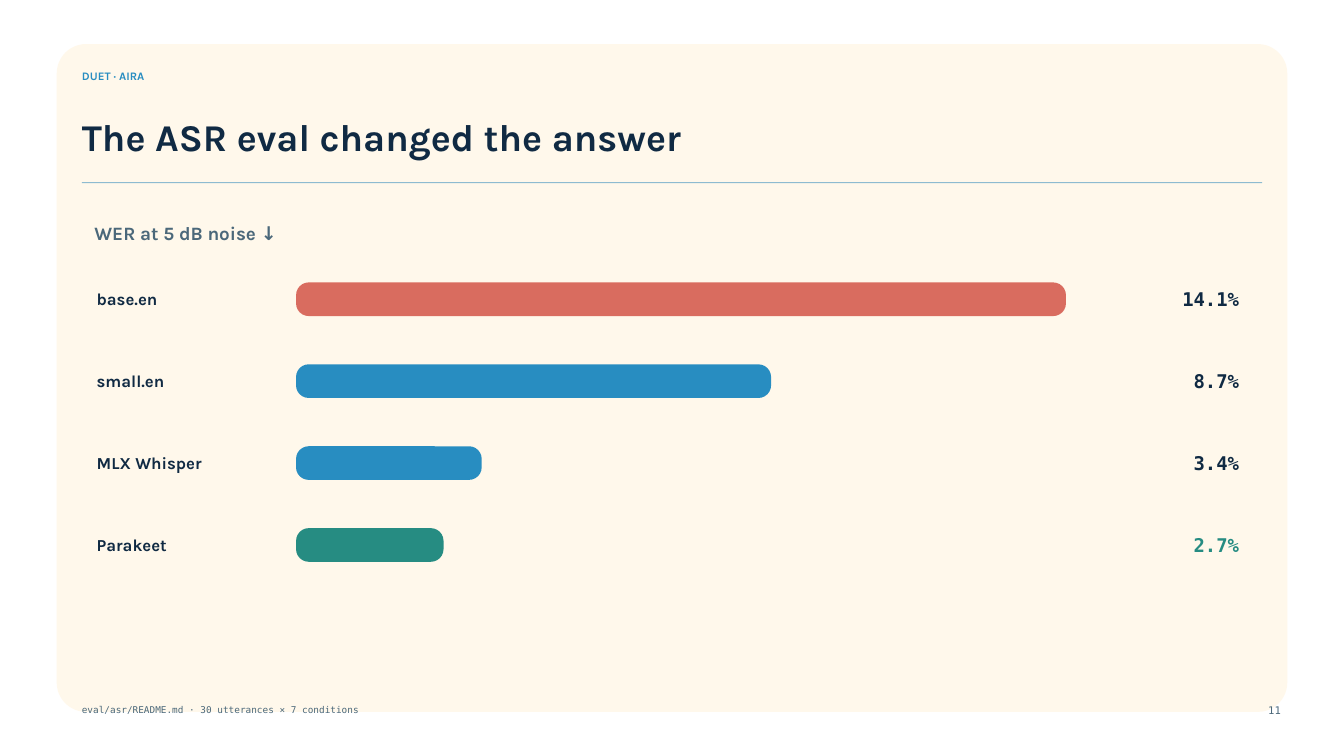
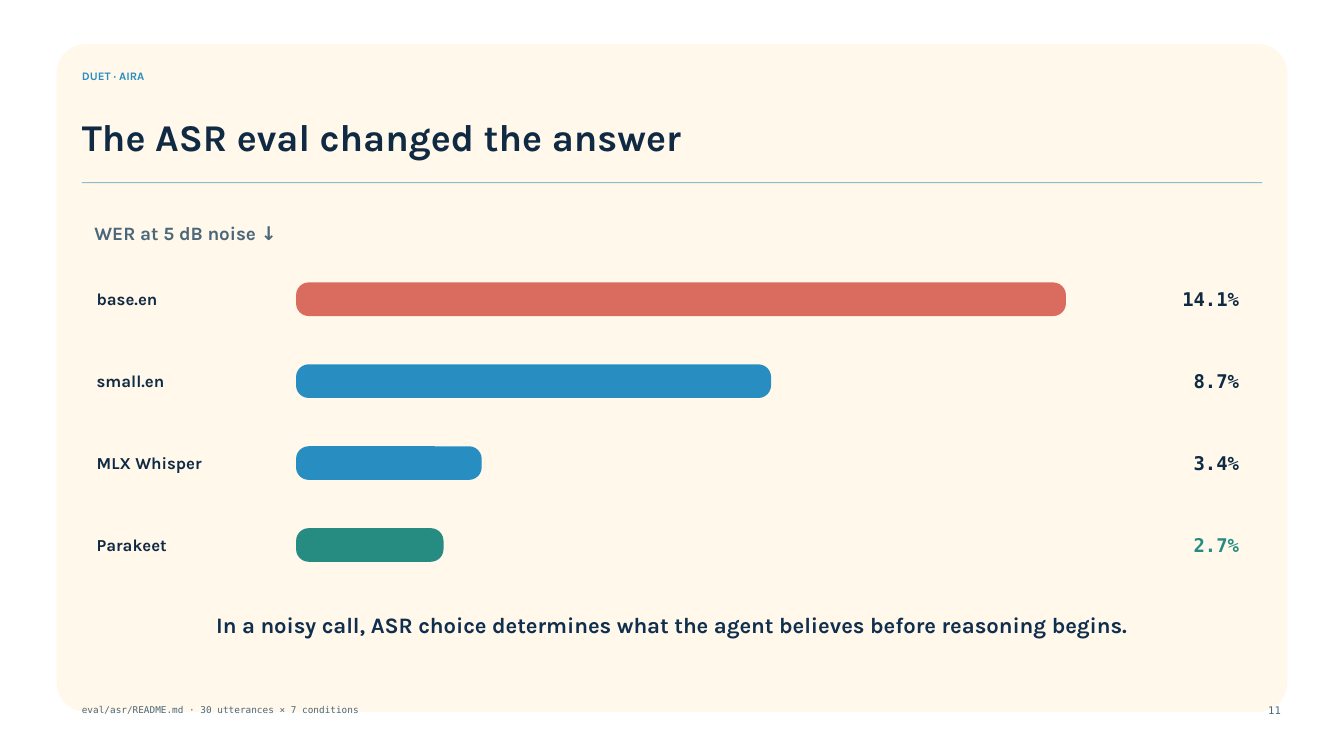
Before and after one commit to mssharatchandra/duet, a slide deck: slide 11 of docs/talk/Duet_Aira_Voice_AI_Tech_Talk_2026-08-25.pptx. Drawn at 1344x756 pixels with LibreOffice and Linux fonts; fonts in the diff are those of the drawing; background and template pictures are left out. Boxes give left, top, right and bottom in pixels: in the first picture for what was removed or moved away, otherwise in the second. Text is boxed around its words. In the diff, an @@ line names an element or a change of style, - is before the commit and + after.

```diff
--- a/docs/talk/Duet_Aira_Voice_AI_Tech_Talk_2026-08-25.pptx
+++ b/docs/talk/Duet_Aira_Voice_AI_Tech_Talk_2026-08-25.pptx
@@ text added at <box>216,617,1127,639</box>, 15.8 pt, text #102E4D, bold @@
+In a noisy call, ASR choice determines what the agent believes before reasoning begins.
```
Also in this commit, not shown: 2 other files.
